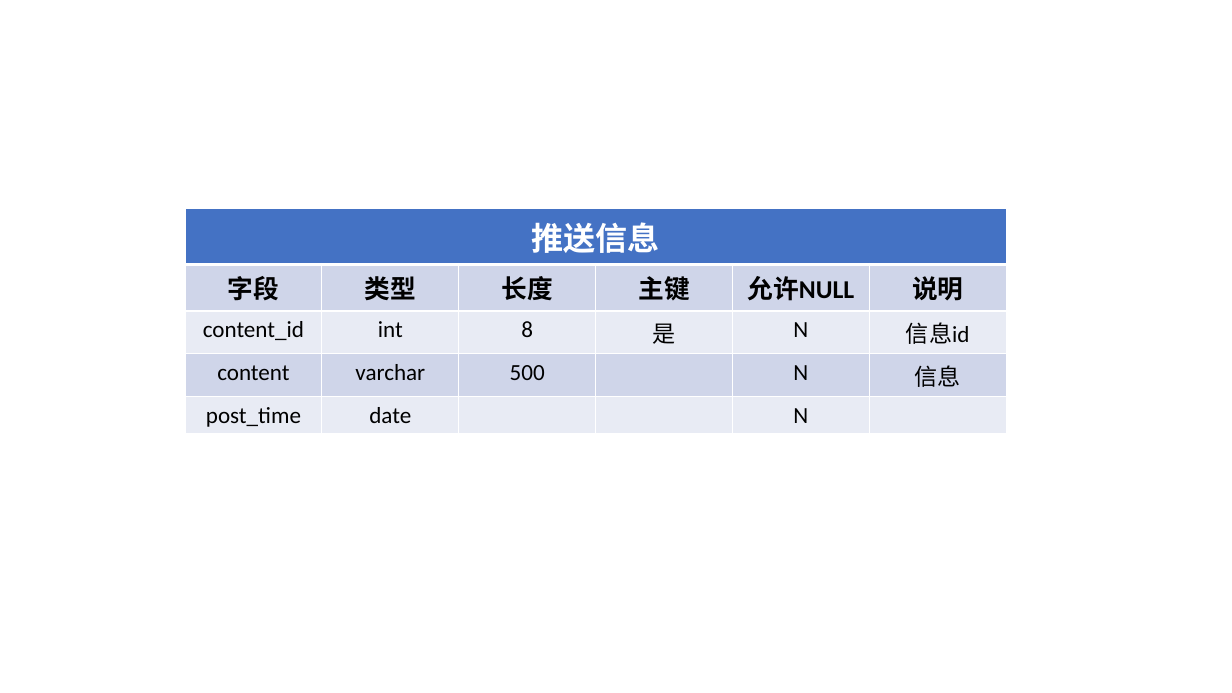
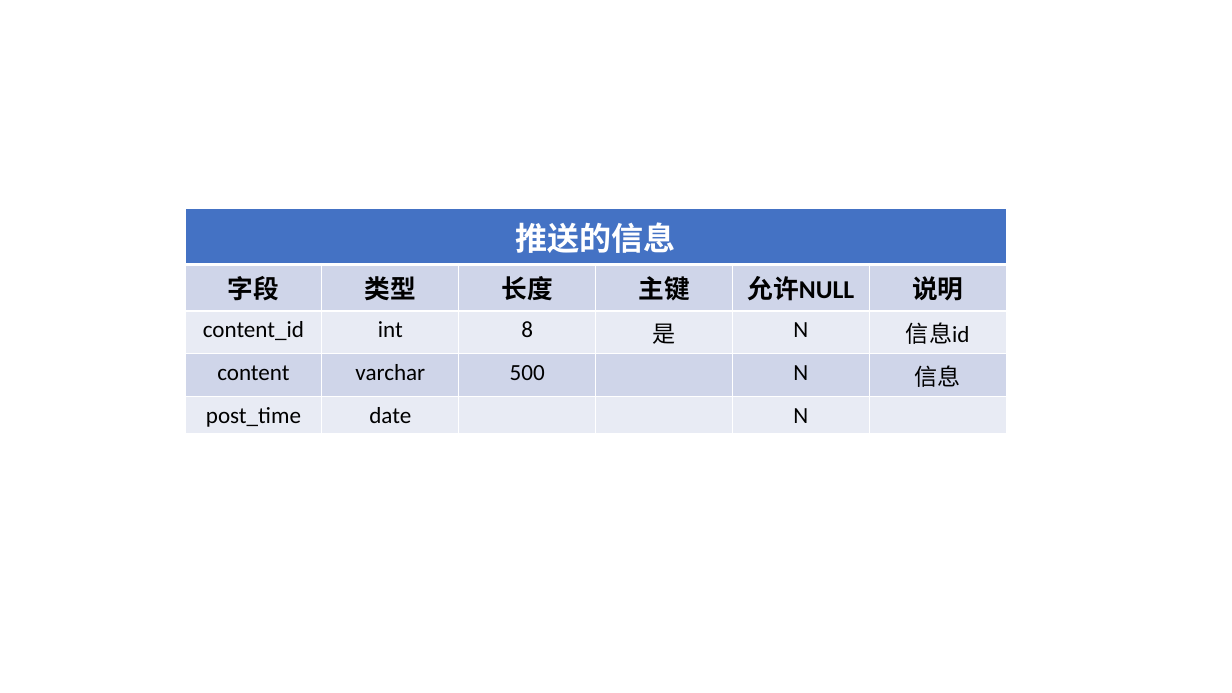
Before and after one commit to zeweidan/chicken_group_project, a slide deck: slide 3 of db/数据表.pptx (slide 2 before the commit). Drawn at 1232x693 pixels with LibreOffice and Linux fonts; fonts in the diff are those of the drawing. Boxes give left, top, right and bottom in pixels: in the first picture for what was removed or moved away, otherwise in the second. Text is boxed around its words. In the diff, an @@ line names an element or a change of style, - is before the commit and + after.

```diff
--- a/db/数据表.pptx
+++ b/db/数据表.pptx
@@ table at bbox=[185, 209, 1006, 431] @@
-row 1, column 1: 推送信息
+row 1, column 1: 推送的信息
```
Also in this commit, not shown: 1 other slide changed, 2 slides added, 1 other file.
